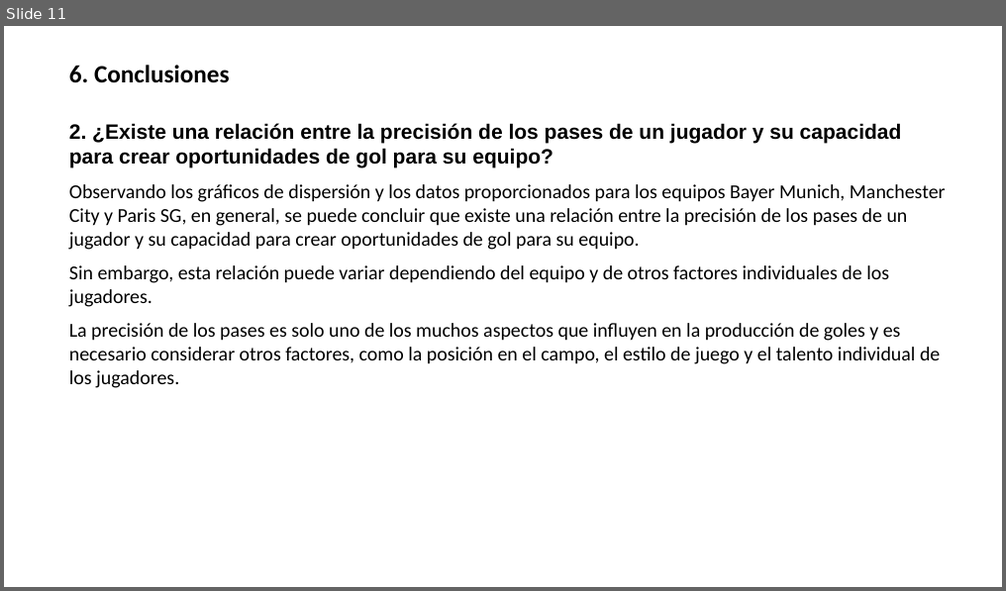
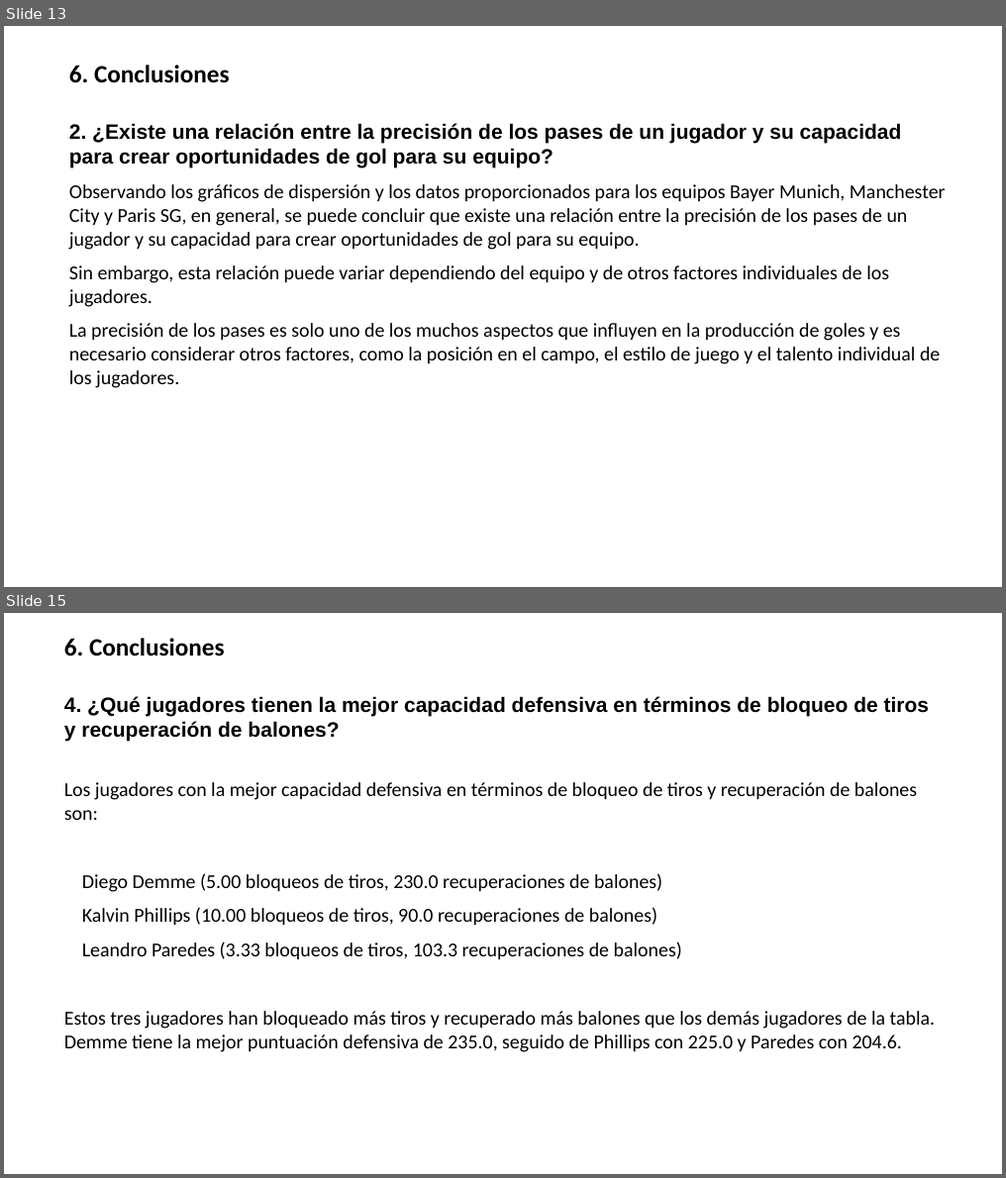
Before and after one commit to IngLuissolis/CoderHouseDataScience, a slide deck: Desafios/Análisis_Datos_Fútbol.pptx. Shown one above the other, each under a label of ours: slide 11 before the commit, slides 13 and 15 after it; the slides between them are not shown. The pictures are 1006x591 and 1006x1178 pixels, drawn with LibreOffice and Linux fonts; fonts in the diff are those of the drawing. Boxes give left, top, right and bottom in pixels: in the first picture for what was removed or moved away, otherwise in the second. Text is boxed around its words. In the diff, an @@ line names an element or a change of style, - is before the commit and + after.

```diff
--- a/Desafios/Análisis_Datos_Fútbol.pptx
+++ b/Desafios/Análisis_Datos_Fútbol.pptx
@@ slide 15 added at box(4, 613, 1002, 1174), background #FFFFFF @@
@@ text added at box(64, 638, 936, 1053), 19 pt, text #000000 @@
+6. Conclusiones
+4. ¿Qué jugadores tienen la mejor capacidad defensiva en términos de bloqueo de tiros y recuperación de balones?
+Los jugadores con la mejor capacidad defensiva en términos de bloqueo de tiros y recuperación de balones son:
+Diego Demme (5.00 bloqueos de tiros, 230.0 recuperaciones de balones)
+Kalvin Phillips (10.00 bloqueos de tiros, 90.0 recuperaciones de balones)
+Leandro Paredes (3.33 bloqueos de tiros, 103.3 recuperaciones de balones)
+Estos tres jugadores han bloqueado más tiros y recuperado más balones que los demás jugadores de la tabla. Demme tiene la mejor puntuación defensiva de 235.0, seguido de Phillips con 225.0 y Paredes con 204.6.
@@ what was slide 11 is now slide 13 @@
```
Also in this commit, not shown: 1 slide changed, 3 other slides added, 15 other files.
